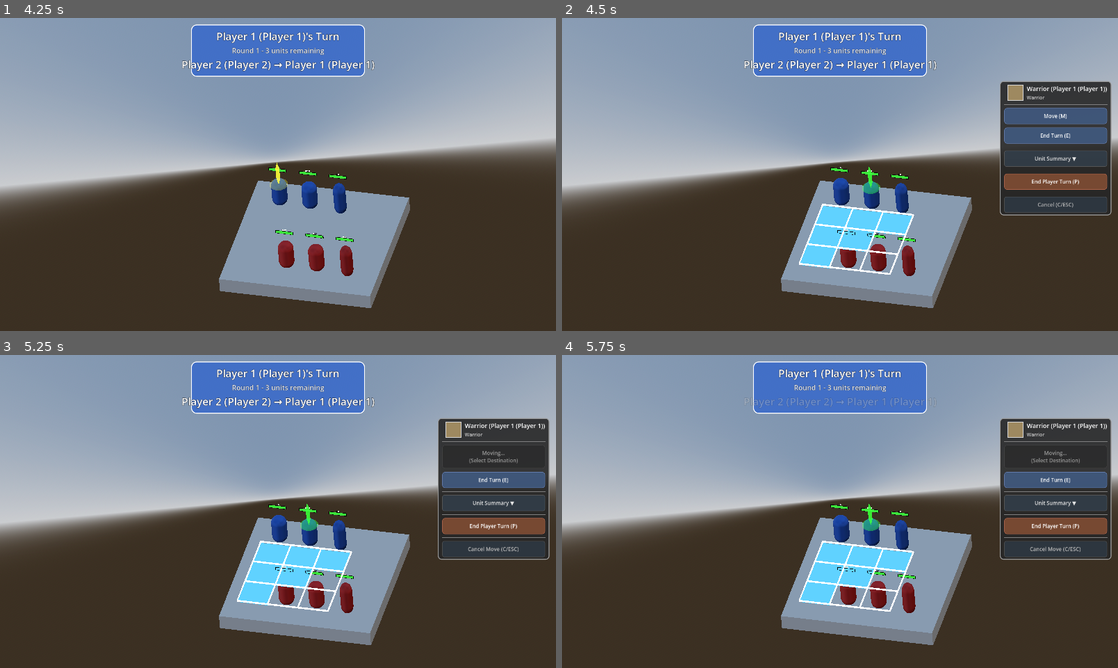
Above: before the commit, frames 1-4 (two rows, left to right).
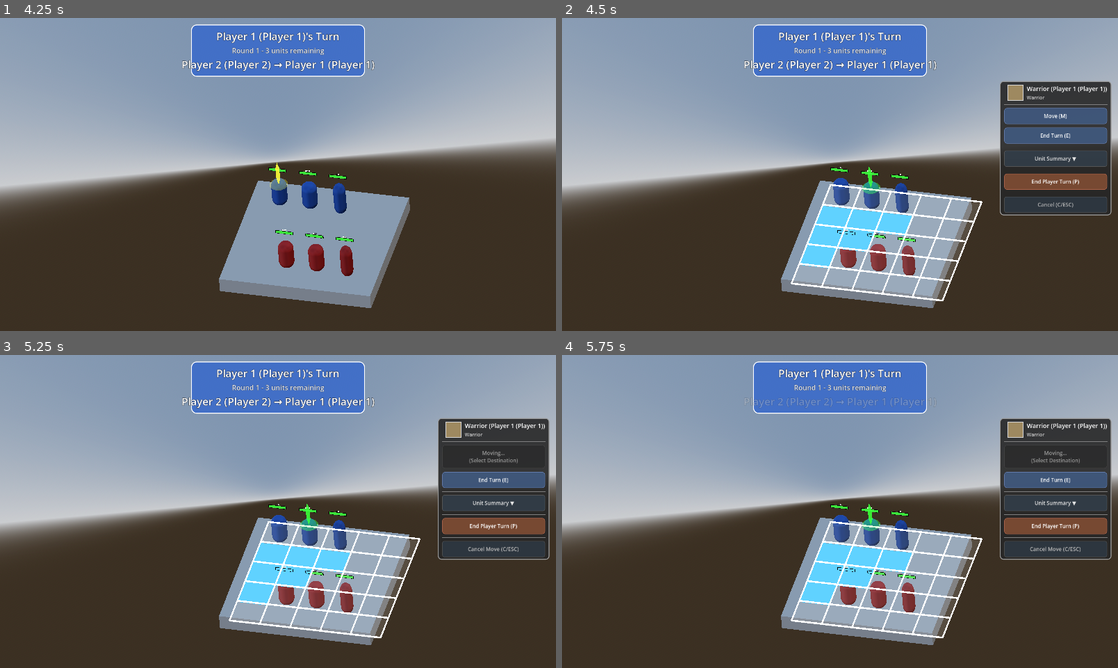
Above: after the commit, the same moments.

Repository: K-ennethA/Conquest
Game: Godot game, scene res://menus/MainMenu.tscn
Same seed, same stepped clock (60 frames per second), same inputs: the game is played once before the commit and once after it.
Inputs (mouse positions are in pixels of both pictures, inside the frame that each line leads up to):
- Up to frame 1 (4.25 s): click "Single Player" at 0.5 s; click "Single Player" at 1.25 s; click "OK" at 2 s; click "Versus" at 2.75 s; click "Traditional Turn System" at 3.5 s
- Up to frame 2 (4.5 s): tap Enter (ui_accept) at 4.25 s; move the mouse to (962, 158) at 4.27 s; hold Right (ui_right) from 4.28 s (still down); hold Shift from 4.28 s (still down); click (962, 158) at 4.42 s
- Up to frame 3 (5.25 s): tap Enter (ui_accept) at 4.52 s; release Right (ui_right) at 5 s; release Shift at 5 s; click "Move (M)" at 5 s
- Up to frame 4 (5.75 s): no input

Frame 1 is identical in both runs. In frame 2, 2.2% of the frame differs, in the area x 41-76%, y 53-91%; in frame 3, 2.2%; in frame 4, 2.2%.

Commit message:
grid improvement

Diff:
--- a/game/visuals/MovementVisualizer.gd
+++ b/game/visuals/MovementVisualizer.gd
@@ -12,11 +12,13 @@
 var highlighted_tiles: Array[Vector3] = []
 var overlay_meshes: Dictionary = {}  # position -> MeshInstance3D
 var grid_line_meshes: Array[MeshInstance3D] = []  # Store grid line meshes
+var full_map_tiles: Dictionary = {}  # position -> MeshInstance3D for full map coverage
 
 # Materials for different movement states
 var movement_range_material: StandardMaterial3D
 var invalid_move_material: StandardMaterial3D
 var path_preview_material: StandardMaterial3D
+var transparent_tile_material: StandardMaterial3D  # For non-reachable tiles
 
 # Overlay mesh settings
 var overlay_height: float = 1.0  # Height above tiles
@@ -44,6 +46,18 @@
 	movement_range_material.flags_do_not_receive_shadows = true
 	movement_range_material.flags_disable_ambient_light = true
 
+	# Transparent tile material (for non-reachable positions)
+	transparent_tile_material = StandardMaterial3D.new()
+	transparent_tile_material.albedo_color = Color(1.0, 1.0, 1.0, 0.1)  # Very transparent white
+	transparent_tile_material.flags_transparent = true
+	transparent_tile_material.flags_unshaded = true
+	transparent_tile_material.emission_enabled = true
+	transparent_tile_material.emission = Color(0.8, 0.8, 0.8, 0.05)  # Subtle glow
+	transparent_tile_material.no_depth_test = true
+	transparent_tile_material.cull_mode = BaseMaterial3D.CULL_DISABLED
+	transparent_tile_material.flags_do_not_receive_shadows = true
+	transparent_tile_material.flags_disable_ambient_light = true
+
 	# Invalid move material (solid red)
 	invalid_move_material = StandardMaterial3D.new()
 	invalid_move_material.albedo_color = Color(1.0, 0.3, 0.3, 1.0)
@@ -81,21 +95,19 @@
 		print("DEBUG: ERROR - GameEvents not found in MovementVisualizer!")
 
 func _on_movement_range_calculated(positions: Array[Vector3]) -> void:
-	"""Show movement range visualization using overlay meshes"""
+	"""Show full map grid with movement range highlighted"""
 	print("DEBUG: MovementVisualizer received movement_range_calculated signal with " + str(positions.size()) + " positions")
 
 	# Clear any existing highlights
 	_clear_all_highlights()
 
-	# Create overlay mesh for each reachable position
-	for pos in positions:
-		_create_overlay_at_position(pos, movement_range_material)
-		highlighted_tiles.append(pos)
-
-	# Create grid lines around the highlighted tiles
-	_create_grid_lines_for_tiles(highlighted_tiles)
-
-	print("DEBUG: MovementVisualizer created " + str(highlighted_tiles.size()) + " overlay meshes and " + str(grid_line_meshes.size()) + " grid lines")
+	# Store movement positions for reference
+	highlighted_tiles = positions.duplicate()
+
+	# Create full map grid with tiles and lines
+	_create_full_map_grid_with_movement_range(positions)
+
+	print("DEBUG: MovementVisualizer created full map grid with " + str(full_map_tiles.size()) + " tiles and " + str(grid_line_meshes.size()) + " grid lines")
 
 func _on_movement_range_cleared() -> void:
 	"""Clear movement range visualization"""
@@ -153,13 +165,18 @@
 
 func _clear_all_highlights() -> void:
 	"""Clear all movement-related highlights by removing overlay meshes"""
-	print("DEBUG: Clearing " + str(overlay_meshes.size()) + " overlay meshes and " + str(grid_line_meshes.size()) + " grid lines")
-
-	# Clear overlay meshes
+	print("DEBUG: Clearing " + str(overlay_meshes.size()) + " overlay meshes, " + str(full_map_tiles.size()) + " full map tiles, and " + str(grid_line_meshes.size()) + " grid lines")
+
+	# Clear overlay meshes (legacy system)
 	for position in overlay_meshes.keys():
 		var mesh_instance = overlay_meshes[position]
 		if mesh_instance and is_instance_valid(mesh_instance):
-			print("DEBUG: Removing overlay mesh at " + str(position))
+			mesh_instance.queue_free()
+
+	# Clear full map tiles
+	for position in full_map_tiles.keys():
+		var mesh_instance = full_map_tiles[position]
+		if mesh_instance and is_instance_valid(mesh_instance):
 			mesh_instance.queue_free()
 
 	# Clear grid line meshes
@@ -168,9 +185,10 @@
 			line_mesh.queue_free()
 
 	overlay_meshes.clear()
+	full_map_tiles.clear()
 	grid_line_meshes.clear()
 	highlighted_tiles.clear()
-	print("DEBUG: All overlay meshes and grid lines cleared")
+	print("DEBUG: All overlay meshes, full map tiles, and grid lines cleared")
 
 # Public interface
 func is_highlighting_movement_range() -> bool:
@@ -267,6 +285,138 @@
 
 	print("DEBUG: Created " + str(lines_created) + " grid line segments")
 
+func _create_full_map_grid_with_movement_range(movement_positions: Array[Vector3]) -> void:
+	"""Create full map grid showing all tiles with movement range highlighted"""
+	print("DEBUG: Creating full map grid (5x5) with movement range highlighting")
+
+	var grid_width = int(grid.size.x)  # Should be 5
+	var grid_height = int(grid.size.z)  # Should be 5
+
+	print("DEBUG: Grid dimensions: " + str(grid_width) + "x" + str(grid_height))
+
+	# Create a tile for every position on the map
+	for x in range(grid_width):
+		for z in range(grid_height):
+			var grid_pos = Vector3(x, 0, z)
+
+			# Check if this position is in the movement range
+			var is_reachable = false
+			for move_pos in movement_positions:
+				if abs(move_pos.x - grid_pos.x) < 0.1 and abs(move_pos.z - grid_pos.z) < 0.1:
+					is_reachable = true
+					break
+
+			# Create tile with appropriate material
+			if is_reachable:
+				_create_full_map_tile_at_position(grid_pos, movement_range_material)
+			else:
+				_create_full_map_tile_at_position(grid_pos, transparent_tile_material)
+
+	# Create grid lines for the entire map
+	_create_full_map_grid_lines()
+
+	print("DEBUG: Full map grid created with " + str(full_map_tiles.size()) + " tiles")
+
+func _create_full_map_tile_at_position(grid_position: Vector3, material: StandardMaterial3D) -> void:
+	"""Create a single tile for the full map grid"""
+	var world_pos = grid.calculate_map_position(grid_position)
+	world_pos.y += overlay_height  # Same height as movement overlays
+
+	# Create MeshInstance3D node
+	var mesh_instance = MeshInstance3D.new()
+	mesh_instance.name = "FullMapTile_" + str(grid_position.x) + "_" + str(grid_position.z)
+
+	# Create plane mesh
+	var plane_mesh = PlaneMesh.new()
+	plane_mesh.size = Vector2(overlay_size, overlay_size)
+	plane_mesh.orientation = PlaneMesh.FACE_Y  # Face upward
+
+	# Assign mesh and material
+	mesh_instance.mesh = plane_mesh
+	mesh_instance.material_override = material
+	mesh_instance.position = world_pos
+	mesh_instance.visible = true
+	mesh_instance.cast_shadow = GeometryInstance3D.SHADOW_CASTING_SETTING_OFF
+
+	# Add to scene
+	var scene_root = get_tree().current_scene
+	scene_root.add_child(mesh_instance)
+
+	# Store reference
+	full_map_tiles[grid_position] = mesh_instance
+
+func _create_full_map_grid_lines() -> void:
+	"""Create grid lines for the entire 5x5 map"""
+	print("DEBUG: Creating full map grid lines")
+
+	var grid_width = int(grid.size.x)  # 5
+	var grid_height = int(grid.size.z)  # 5
+
+	# Create grid line material
+	var line_material = StandardMaterial3D.new()
+	line_material.albedo_color = Color(1.0, 1.0, 1.0, 0.9)  # Bright white
+	line_material.flags_transparent = true
+	line_material.flags_unshaded = true
+	line_material.emission_enabled = true
+	line_material.emission = Color(1.0, 1.0, 1.0, 0.8)  # Bright white glow
+	line_material.no_depth_test = true  # Always visible on top
+	line_material.cull_mode = BaseMaterial3D.CULL_DISABLED
+	line_material.flags_do_not_receive_shadows = true
+
+	var lines_created = 0
+
+	# Create horizontal lines (running along X-axis) - 6 lines for 5 tiles
+	for z in range(grid_height + 1):
+		var line_mesh = MeshInstance3D.new()
+		line_mesh.name = "FullMapLineH_" + str(z)
+
+		var box_mesh = BoxMesh.new()
+		var line_length = grid_width * grid.cell_size.x
+		box_mesh.size = Vector3(line_length, grid_line_width, grid_line_width)
+
+		line_mesh.mesh = box_mesh
+		line_mesh.material_override = line_material
+
+		# Position the line at the edge of tiles
+		var world_center_x = (grid_width - 1) * 0.5 * grid.cell_size.x + grid.cell_size.x * 0.5
+		var world_z = z * grid.cell_size.z
+		line_mesh.position = Vector3(world_center_x, grid_line_height, world_z)
+
+		line_mesh.visible = true
+		line_mesh.cast_shadow = GeometryInstance3D.SHADOW_CASTING_SETTING_OFF
+
+		var scene_root = get_tree().current_scene
+		scene_root.add_child(line_mesh)
+		grid_line_meshes.append(line_mesh)
+		lines_created += 1
+
+	# Create vertical lines (running along Z-axis) - 6 lines for 5 tiles
+	for x in range(grid_width + 1):
+		var line_mesh = MeshInstance3D.new()
+		line_mesh.name = "FullMapLineV_" + str(x)
+
+		var box_mesh = BoxMesh.new()
+		var line_length = grid_height * grid.cell_size.z
+		box_mesh.size = Vector3(grid_line_width, grid_line_width, line_length)
+
+		line_mesh.mesh = box_mesh
+		line_mesh.material_override = line_material
+
+		# Position the line at the edge of tiles
+		var world_x = x * grid.cell_size.x
+		var world_center_z = (grid_height - 1) * 0.5 * grid.cell_size.z + grid.cell_size.z * 0.5
+		line_mesh.position = Vector3(world_x, grid_line_height, world_center_z)
+
+		line_mesh.visible = true
+		line_mesh.cast_shadow = GeometryInstance3D.SHADOW_CASTING_SETTING_OFF
+
+		var scene_root = get_tree().current_scene
+		scene_root.add_child(line_mesh)
+		grid_line_meshes.append(line_mesh)
+		lines_created += 1
+
+	print("DEBUG: Created " + str(lines_created) + " full map grid lines")
+
 # Test function for manual grid line testing
 func _input(event: InputEvent) -> void:
 	"""Handle input for testing grid lines"""
@@ -277,26 +427,21 @@
 				_test_grid_lines()
 
 func _test_grid_lines() -> void:
-	"""Create a test pattern of grid lines for visibility testing"""
-	print("Creating test grid lines...")
+	"""Create a test pattern of full map grid for visibility testing"""
+	print("Creating test full map grid...")
 
 	# Clear existing highlights first
 	_clear_all_highlights()
 
-	# Create a 2x2 test pattern
-	var test_tiles = [
+	# Create a test movement range (2x2 area in center)
+	var test_movement_positions = [
 		Vector3(1, 0, 1),
 		Vector3(2, 0, 1),
 		Vector3(1, 0, 2),
 		Vector3(2, 0, 2)
 	]
 
-	# Create blue overlays for test tiles
-	for pos in test_tiles:
-		_create_overlay_at_position(pos, movement_range_material)
-		highlighted_tiles.append(pos)
-
-	# Create grid lines around test tiles
-	_create_grid_lines_for_tiles(test_tiles)
-
-	print("Test grid lines created - should see 2x2 blue tiles with white grid lines")
+	# Create full map grid with test movement range
+	_create_full_map_grid_with_movement_range(test_movement_positions)
+
+	print("Test full map grid created - should see 5x5 grid with 2x2 blue area in center")
Not shown, added: FULL_MAP_GRID_IMPLEMENTATION_SUMMARY.md
